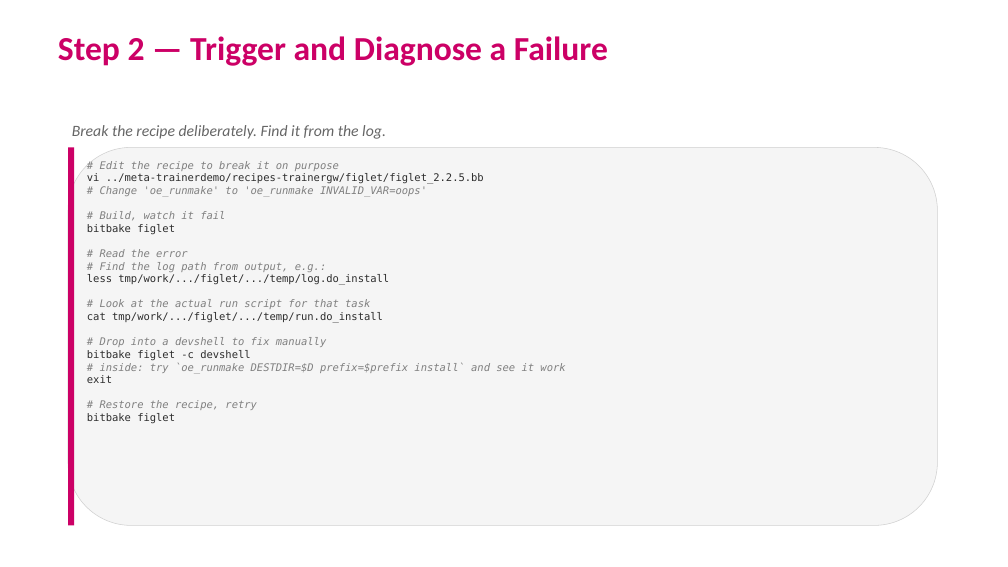
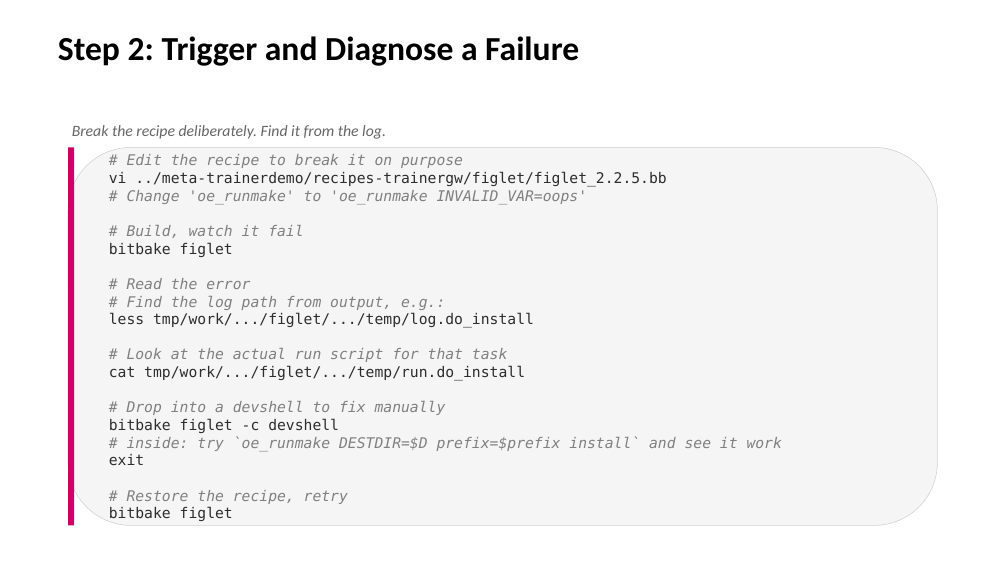
Before and after one commit to EmertxeInfoTech/Allegion-Training-Materials, a slide deck: slide 4 of yocto_training_all_session_decks/session_decks/D2S7_HandsOn.pptx. Drawn at 1008x567 pixels with LibreOffice and Linux fonts; fonts in the diff are those of the drawing; background and template pictures are left out. Boxes give left, top, right and bottom in pixels: in the first picture for what was removed or moved away, otherwise in the second. Text is boxed around its words. In the diff, an @@ line names an element or a change of style, - is before the commit and + after.

```diff
--- a/yocto_training_all_session_decks/session_decks/D2S7_HandsOn.pptx
+++ b/yocto_training_all_session_decks/session_decks/D2S7_HandsOn.pptx
@@ title at [58,36,579,66]: text changed; text colour #CC0066 to #000000 @@
-Step 2 — Trigger and Diagnose a Failure
+Step 2: Trigger and Diagnose a Failure
@@ text "# Edit the recipe to ...": place and size @@
-text "# Edit the recipe to ..." at [87,161,565,424]
+text "# Edit the recipe to ..." at [109,154,782,521]
@@ text "# Edit the recipe to ..." at [109,154,782,521]: size 10 to 14 pt @@
```
Also in this commit, not shown: 6 other slides changed, 18 other files.
